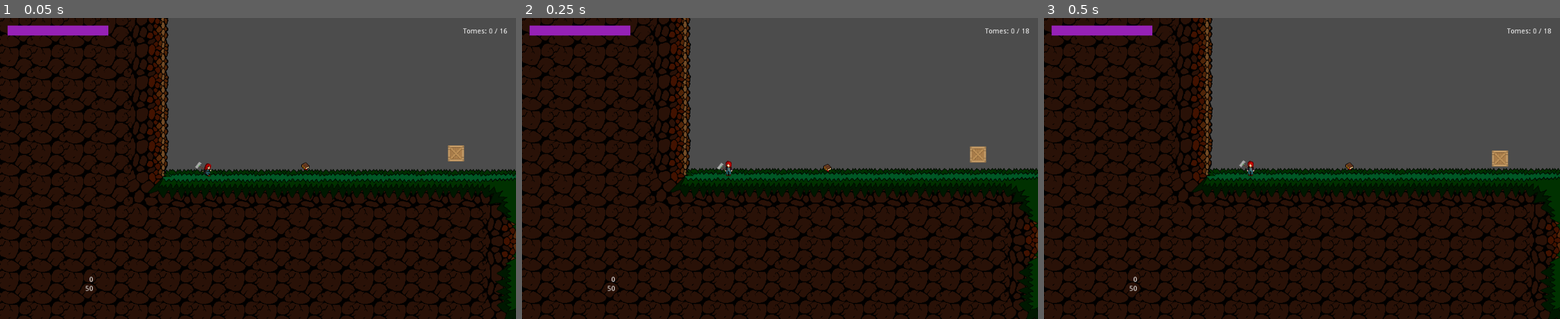
Above: before the commit, frames 1-3 (left to right).
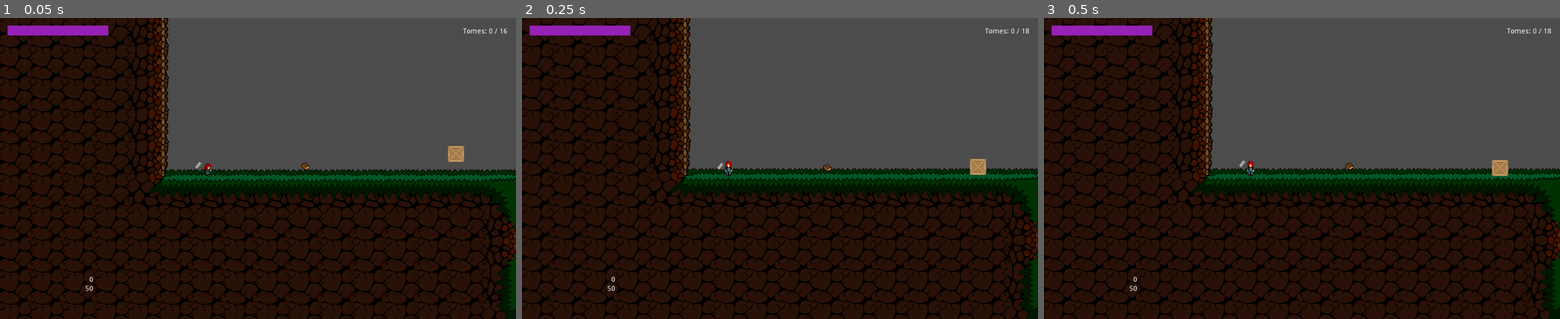
Above: after the commit, the same moments.

Repository: Jantho1990/Hammertime-Prototype
Game: Godot game, scene res://screens/GameScreen.tscn
The game is run twice, just before and just after one commit, with the same random seed, the same clock (stepped at 60 frames per second) and the same inputs.
Inputs:
- Up to frame 1 (0.05 s): no input
- Up to frame 2 (0.25 s): no input
- Up to frame 3 (0.5 s): no input

The runs differ from the first frame. In frame 1, less than 0.1% of the frame differs, in the area x 86-90%, y 42-48%; in frame 2, 0.3%, in the area x 86-90%, y 42-53%; in frame 3, 0.2%.

Commit message:
changed default gravity to 980; tweaking settings on SimpleCrate gravity

Diff:
--- a/entities/objects/crates/SimpleCrate/SimpleCrate.tscn
+++ b/entities/objects/crates/SimpleCrate/SimpleCrate.tscn
@@ -6,7 +6,7 @@
 extents = Vector2( 16, 16 )
 
 [node name="SimpleCrate" type="RigidBody2D"]
-mass = 100.0
+mass = 6687.24
 
 [node name="Sprite" type="Sprite" parent="."]
 texture = ExtResource( 1 )
--- a/project.godot
+++ b/project.godot
@@ -156,6 +156,10 @@
 2d_physics/layer_3="weapon"
 2d_physics/layer_4="constructs"
 
+[physics]
+
+2d/default_gravity=980
+
 [rendering]
 
 quality/2d/use_pixel_snap=true
